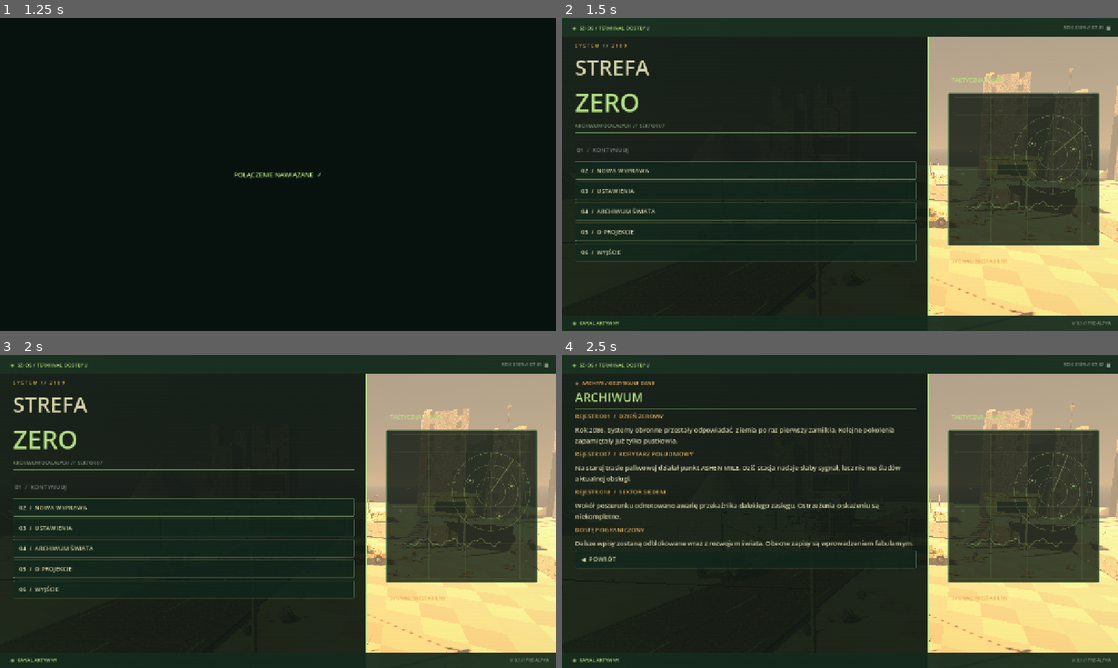
Above: before the commit, frames 1-4 (two rows, left to right).
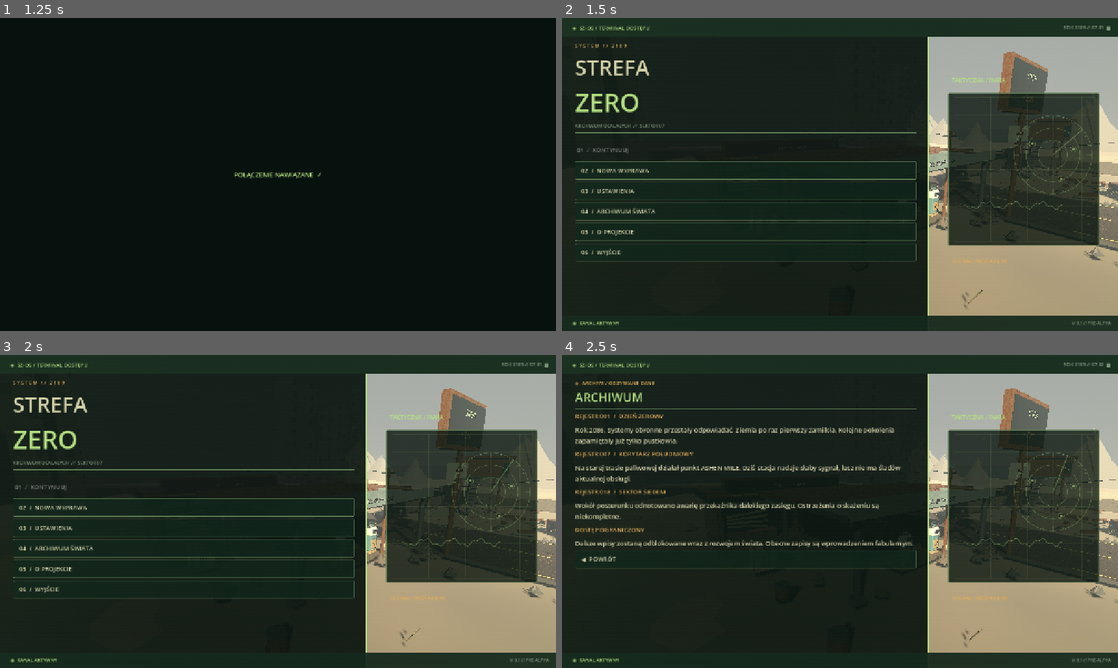
Above: after the commit, the same moments.

Repository: misza3444/fallout
Game: Godot game, scene res://scenes/main.tscn
The game is run twice, just before and just after one commit, with the same random seed, the same clock (stepped at 60 frames per second) and the same inputs.
Inputs:
- Up to frame 1 (1.25 s): click "02 / NOWA WYPRAWA" at 0.5 s
- Up to frame 2 (1.5 s): click "03 / USTAWIENIA" at 1.25 s
- Up to frame 3 (2 s): no input
- Up to frame 4 (2.5 s): click "04 / ARCHIWUM ŚWIATA" at 2 s

Frame 1 is identical in both runs. In frame 2, 19% of the frame differs, in the area x 66-100%, y 6-96%; in frame 3, 19%; in frame 4, 19%.

Commit message:
feat(art-pass-2): balance station lighting, weathered materials and camera composition

Diff:
--- a/assets/materials/asphalt.tres
+++ b/assets/materials/asphalt.tres
@@ -6,11 +6,12 @@
 
 [resource]
 resource_name = "Poly Haven / asphalt"
+albedo_color = Color(0.72, 0.75, 0.76, 1)
 albedo_texture = ExtResource("1")
 metallic = 0
 roughness_texture = ExtResource("3")
 normal_enabled = true
-normal_scale = 0.65
+normal_scale = 0.4
 normal_texture = ExtResource("2")
 uv1_triplanar = true
 uv1_world_triplanar = true
--- a/assets/materials/concrete.tres
+++ b/assets/materials/concrete.tres
@@ -6,11 +6,12 @@
 
 [resource]
 resource_name = "Poly Haven / concrete"
+albedo_color = Color(0.69, 0.7, 0.66, 1)
 albedo_texture = ExtResource("1")
 metallic = 0
 roughness_texture = ExtResource("3")
 normal_enabled = true
-normal_scale = 0.65
+normal_scale = 0.35
 normal_texture = ExtResource("2")
 uv1_triplanar = true
 uv1_world_triplanar = true
--- a/assets/materials/rust.tres
+++ b/assets/materials/rust.tres
@@ -6,13 +6,14 @@
 
 [resource]
 resource_name = "Poly Haven / rust"
+albedo_color = Color(0.58, 0.43, 0.33, 1)
 albedo_texture = ExtResource("1")
-metallic = 0.25
+metallic = 0.1
 roughness_texture = ExtResource("3")
 normal_enabled = true
-normal_scale = 0.65
+normal_scale = 0.35
 normal_texture = ExtResource("2")
 uv1_triplanar = true
 uv1_world_triplanar = true
-uv1_scale = Vector3(1.0, 1.0, 1.0)
+uv1_scale = Vector3(0.65, 0.65, 0.65)
 uv1_triplanar_sharpness = 8.0
--- a/scripts/main.gd
+++ b/scripts/main.gd
@@ -97,8 +97,8 @@
 		position_text.text = "SEKTOR 07    •    %03d / %03d" % [absf(p.x), absf(p.z)]
 
 func _animate_camera(t: float) -> void:
-	menu_camera.position = Vector3(15 + sin(t * 0.18) * 1.7, 9.6 + sin(t * 0.27) * 0.3, 24 + cos(t * 0.14) * 2.0)
-	menu_camera.look_at(Vector3(-8, 4.1, -22), Vector3.UP)
+	menu_camera.position = Vector3(-28.0 + sin(t * 0.1) * 0.8, 7.2 + sin(t * 0.15) * 0.15, -7.0 + cos(t * 0.1) * 0.8)
+	menu_camera.look_at(Vector3(-13.5, 2.8, -25.0), Vector3.UP)
 
 func _ui_root(layer: int) -> Control:
 	var canvas := CanvasLayer.new()
--- a/scripts/wasteland.gd
+++ b/scripts/wasteland.gd
@@ -1,6 +1,6 @@
 extends Node3D
 ## Hand-built procedural environment: geometry, props, composition and art direction.
-## Browser-first: bundled GLB assets/PBR maps; no runtime external downloads.
+## Bundled GLB assets/PBR maps; desktop lighting with an optional web export.
 
 const SEED := 2189
 const PUMP_ASSET: PackedScene = preload("res://assets/models/ashen_pump.glb")
@@ -147,7 +147,8 @@
 	noise.frequency = 0.075
 	var st := SurfaceTool.new()
 	st.begin(Mesh.PRIMITIVE_TRIANGLES)
-	var colors := [Color("#8e8067"), Color("#9b8265"), Color("#7a785f"), Color("#a18a6b")]
+	var sand_low := Color("#6c6557")
+	var sand_high := Color("#95866b")
 	for iz in range(100):
 		for ix in range(100):
 			var x := float(ix - 50) * 2.5
@@ -162,7 +163,9 @@
 					h *= 0.1
 				points.append(Vector3(px, h - 0.25, pz))
 			for p in points:
-				st.set_color(colors[(ix * 7 + iz * 13) % colors.size()])
+				# Shared positions get the same smooth color, avoiding the old tile grid.
+				var shade := clampf(0.5 + noise.get_noise_2d(p.x * 0.24, p.z * 0.24), 0.0, 1.0)
+				st.set_color(sand_low.lerp(sand_high, shade))
 				st.add_vertex(p)
 	st.generate_normals()
 	var terrain_mesh := MeshInstance3D.new()
@@ -543,39 +546,50 @@
 
 func _lighting() -> void:
 	var env := WorldEnvironment.new()
-	env.name = "Sirocco / dusk atmosphere"
+	env.name = "Ashen Mile / balanced late afternoon"
 	var e := Environment.new()
 	e.background_mode = Environment.BG_SKY
 	var sky := Sky.new()
 	var sky_material := ProceduralSkyMaterial.new()
-	sky_material.sky_top_color = Color("#394e55")
-	sky_material.sky_horizon_color = Color("#d09b6c")
-	sky_material.ground_bottom_color = Color("#4a3e37")
-	sky_material.ground_horizon_color = Color("#ad9276")
-	sky_material.sun_angle_max = 20.0
+	sky_material.sky_top_color = Color("#455c6b")
+	sky_material.sky_horizon_color = Color("#a9a294")
+	sky_material.ground_bottom_color = Color("#363c40")
+	sky_material.ground_horizon_color = Color("#847e72")
+	sky_material.sun_angle_max = 4.0
 	sky.sky_material = sky_material
 	e.sky = sky
 	e.ambient_light_source = Environment.AMBIENT_SOURCE_COLOR
-	e.ambient_light_color = Color("#c8a98c")
-	e.ambient_light_energy = 0.82
+	e.ambient_light_color = Color("#889aa3")
+	e.ambient_light_energy = 0.4
+	e.ambient_light_sky_contribution = 0.0
 	e.tonemap_mode = Environment.TONE_MAPPER_FILMIC
+	e.tonemap_exposure = 0.9
 	e.fog_enabled = true
-	e.fog_light_color = Color("#ae9379")
-	e.fog_density = 0.009
-	e.fog_aerial_perspective = 0.4
+	e.fog_light_color = Color("#999b94")
+	e.fog_density = 0.006
+	e.fog_aerial_perspective = 0.25
 	env.environment = e
 	add_child(env)
 	var sun := DirectionalLight3D.new()
 	sun.name = "Low amber sun"
 	sun.rotation_degrees = Vector3(-28, -48, 0)
-	sun.light_color = Color("#ffcb91")
-	sun.light_energy = 1.35
+	sun.light_color = Color("#ffe1bd")
+	sun.light_energy = 0.95
 	sun.shadow_enabled = not DisplayServer.is_touchscreen_available() # Desktop depth, mobile fallback.
 	add_child(sun)
-	var neon := OmniLight3D.new()
-	neon.position = Vector3(-6, 4.5, -18)
-	neon.light_color = Color("#b5ce82")
-	neon.light_energy = 0.75
-	neon.omni_range = 8
-	neon.shadow_enabled = false
-	add_child(neon)
+	var canopy_light := OmniLight3D.new()
+	canopy_light.name = "Surviving canopy fixture"
+	canopy_light.position = Vector3(-12.0, 4.4, -19.0)
+	canopy_light.light_color = Color("#e8bf84")
+	canopy_light.light_energy = 0.5
+	canopy_light.omni_range = 6.0
+	canopy_light.shadow_enabled = false
+	add_child(canopy_light)
+	var shop_light := OmniLight3D.new()
+	shop_light.name = "Shop emergency light"
+	shop_light.position = Vector3(-17.0, 2.6, -32.0)
+	shop_light.light_color = Color("#e5bc87")
+	shop_light.light_energy = 0.65
+	shop_light.omni_range = 5.0
+	shop_light.shadow_enabled = false
+	add_child(shop_light)
--- a/shaders/grunge.gdshader
+++ b/shaders/grunge.gdshader
@@ -21,8 +21,8 @@
     vec3 cell = floor(world_coordinates * fleck_scale);
     float grain = hash_3d(cell);
     float stains = hash_3d(floor(world_coordinates * 0.53));
-    float wear = mix(0.9, 0.57 + grain * 0.64, weathering);
-    wear *= mix(0.83, 1.07, stains);
+    float wear = mix(0.94, 0.88 + grain * 0.12, weathering);
+    wear *= mix(0.92, 1.0, stains);
     ALBEDO = clamp(base_color.rgb * wear, vec3(0.0), vec3(1.0));
     ROUGHNESS = 0.95;
     METALLIC = metalness;
--- a/tools/capture_desktop.gd
+++ b/tools/capture_desktop.gd
@@ -23,12 +23,15 @@
 	game.player.camera.current = false
 	game.menu_camera.current = true
 	game.hud_ui.hide()
-	game.menu_camera.position = Vector3(-4.0, 5.5, -12.0)
-	game.menu_camera.look_at(Vector3(-17.0, 2.0, -28.0))
+	game.menu_camera.position = Vector3(-28.0, 7.2, -6.0)
+	game.menu_camera.look_at(Vector3(-13.5, 2.8, -25.0))
 	await _frame("03_station.png")
 	game.menu_camera.position = Vector3(8.0, 2.8, -32.0)
 	game.menu_camera.look_at(Vector3(3.3, 0.8, -38.0))
 	await _frame("04_wreck.png")
+	game.menu_camera.position = Vector3(-16.4, 1.8, -13.0)
+	game.menu_camera.look_at(Vector3(-13.8, 1.3, -16.9))
+	await _frame("05_pump.png")
 	print("Desktop frames captured: ", output_dir)
 	game.queue_free()
 	await process_frame
Not shown, changed: .github/workflows/desktop.yml
Not shown, changed: DEVELOPMENT_RULES.md
Not shown, changed: PROGRESS.md
